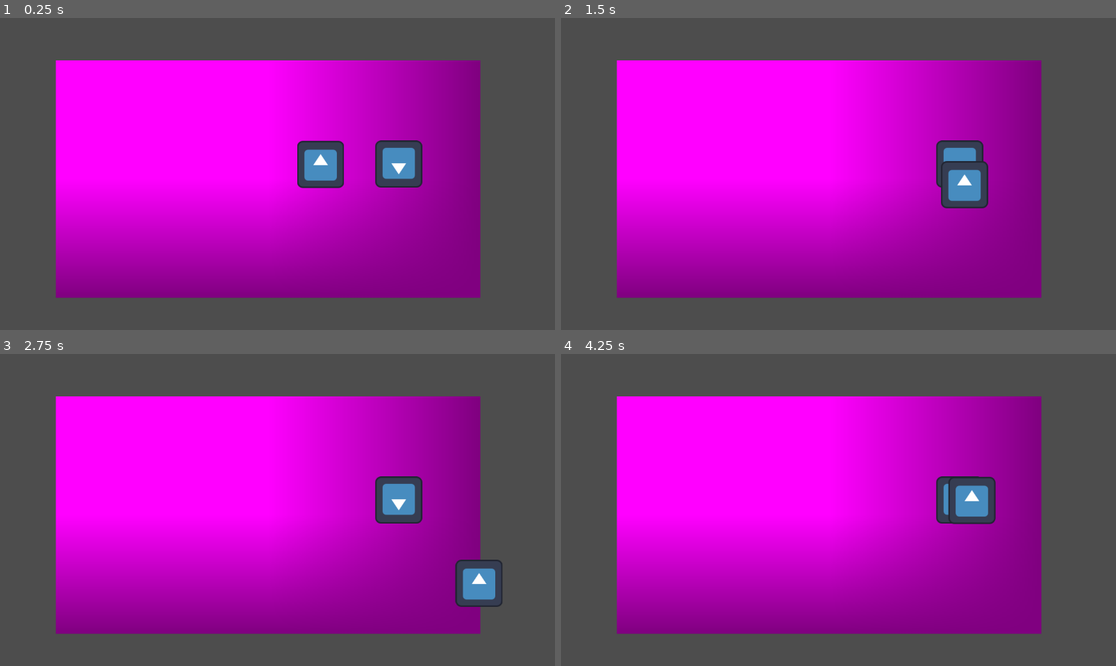
Above: before the commit, frames 1-4 (two rows, left to right).
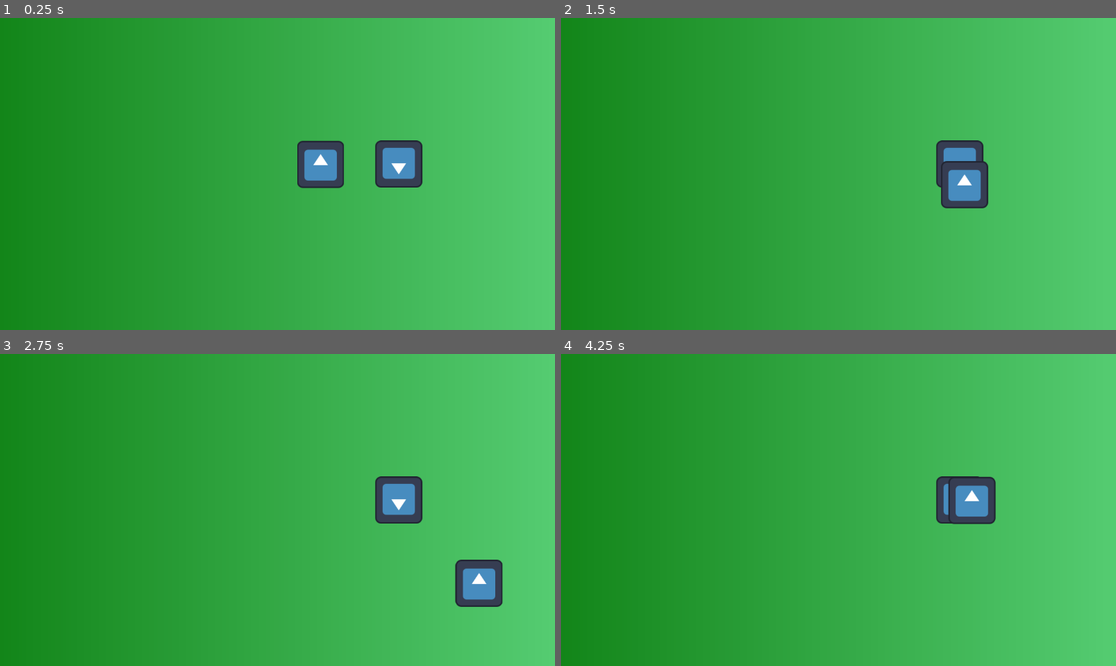
Above: after the commit, the same moments.

Repository: SussexPAL/gamedev-workshop-undertale
Game: Godot game, scene res://scenes/first_scene.tscn
The game is run twice, just before and just after one commit, with the same random seed, the same clock (stepped at 60 frames per second) and the same inputs. The engine's default icon, where the game draws it, is replaced by a stand-in: a white triangle on a blue panel in a dark square.
Inputs:
- Up to frame 1 (0.25 s): no input
- Up to frame 2 (1.5 s): tap Enter at 0.5 s; hold D (move_right) 0.53-1.28 s; hold S (move_down) from 1.28 s (still down)
- Up to frame 3 (2.75 s): release S (move_down) at 2.03 s; hold D (move_right) from 2.03 s (still down)
- Up to frame 4 (4.25 s): release D (move_right) at 2.78 s; hold W (move_up) 2.78-3.53 s; hold A (move_left) from 3.53 s (still down)

The runs differ from the first frame. In frame 1, 98% of the frame differs, in the area x 0-100%, y 0-100%; in frame 2, 98%; in frame 3, 97%; in frame 4, 98%.

Commit message:
Simplify project and add to todo list

Diff:
--- a/scenes/first_scene.tscn
+++ b/scenes/first_scene.tscn
@@ -1,9 +1,13 @@
-[gd_scene load_steps=5 format=3 uid="uid://baqji3wqh34ny"]
+[gd_scene load_steps=6 format=3 uid="uid://baqji3wqh34ny"]
 
 [ext_resource type="Texture2D" uid="uid://dua71w0eg8th2" path="res://icon.svg" id="1_j4aoe"]
 [ext_resource type="Script" uid="uid://cuwk8lux24ovw" path="res://scripts/player_movement.gd" id="2_j4aoe"]
 
-[sub_resource type="PlaceholderTexture2D" id="PlaceholderTexture2D_cmunl"]
+[sub_resource type="Gradient" id="Gradient_j4aoe"]
+colors = PackedColorArray(0, 0.44313726, 0, 1, 0.4293986, 0.903476, 0.5744499, 1)
+
+[sub_resource type="GradientTexture2D" id="GradientTexture2D_cmunl"]
+gradient = SubResource("Gradient_j4aoe")
 
 [sub_resource type="RectangleShape2D" id="RectangleShape2D_j4aoe"]
 size = Vector2(121.67833, 125.87413)
@@ -12,9 +16,9 @@
 physics_interpolation_mode = 1
 
 [node name="Background" type="Sprite2D" parent="."]
-position = Vector2(8.500015, 11.4999695)
-scale = Vector2(1151, 644.99994)
-texture = SubResource("PlaceholderTexture2D_cmunl")
+position = Vector2(91, -125.5)
+scale = Vector2(39.468746, 26.328117)
+texture = SubResource("GradientTexture2D_cmunl")
 
 [node name="Camera2D" type="Camera2D" parent="."]
 position = Vector2(34, -2)
@@ -35,6 +39,7 @@
 [node name="Player" type="CharacterBody2D" parent="."]
 physics_interpolation_mode = 1
 script = ExtResource("2_j4aoe")
+metadata/_edit_group_ = true
 
 [node name="CollisionShape2D" type="CollisionShape2D" parent="Player"]
 position = Vector2(153, -28.000004)
--- a/scripts/player_movement.gd
+++ b/scripts/player_movement.gd
@@ -2,6 +2,8 @@
 
 """
 TODO:
+	- Recolor placeholder ground texture using GradientTexture2D
+	- Refactor scene tree (set rigidbody/statidbody as parent node. Already done on github repo.)
 	- Convert positional movement to rigidbody movement (move_and_slide())
 	- Add @export variable for movement speed
 	- Vectorize the movement input (and normalize it)
